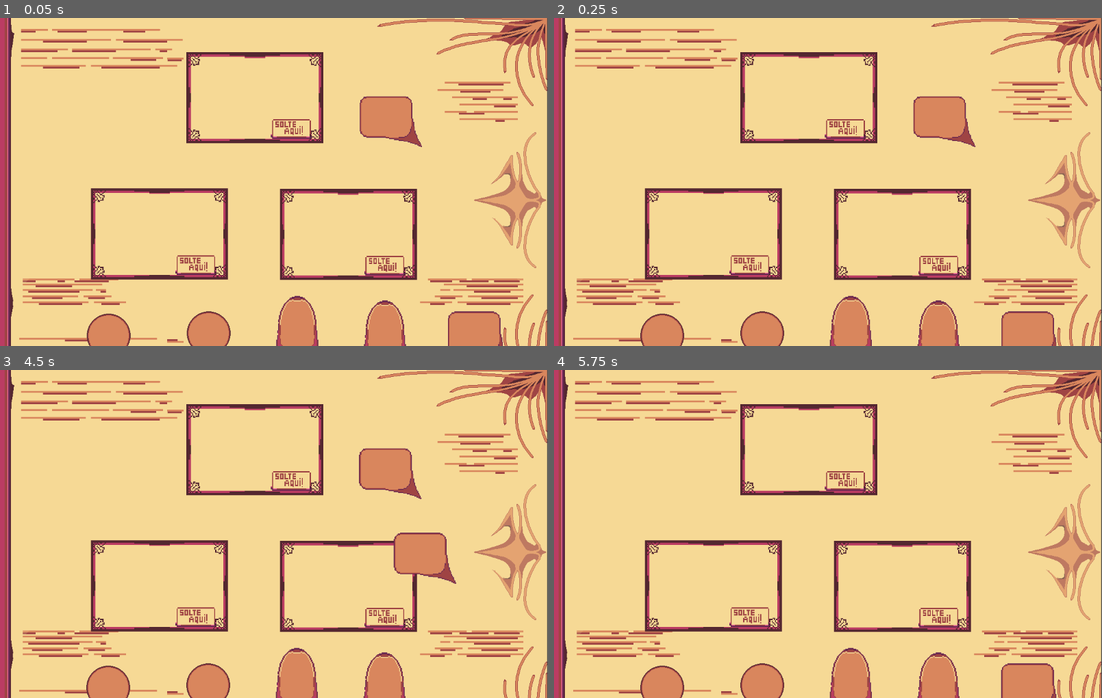
Above: before the commit, frames 1-4 (two rows, left to right).
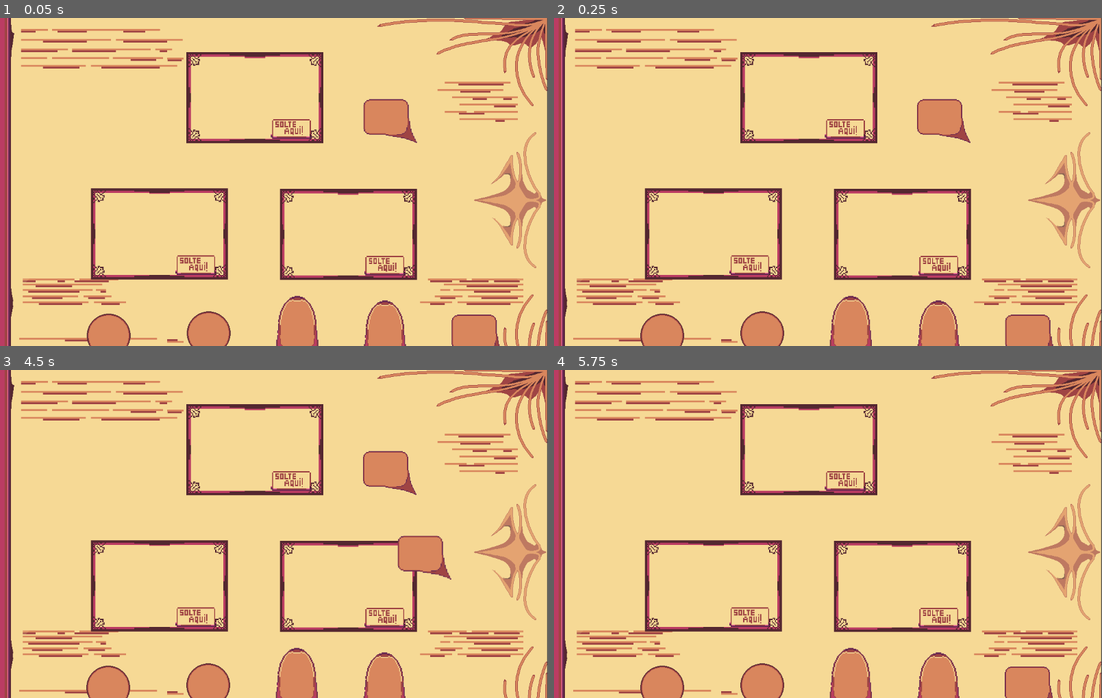
Above: after the commit, the same moments.

Repository: uotlaf/laughteller
Game: Godot game, scene res://Scenes/test.tscn
The game is run twice, just before and just after one commit, with the same random seed, the same clock (stepped at 60 frames per second) and the same inputs. This scene is started directly instead of the project's main scene.
Inputs (mouse positions are in pixels of both pictures, inside the frame that each line leads up to):
- Up to frame 1 (0.05 s): no input
- Up to frame 2 (0.25 s): no input
- Up to frame 3 (4.5 s): tap Enter at 0.5 s; move the mouse to (295, 678) at 0.52 s; click (295, 678) at 0.67 s; tap Space at 1.25 s; move the mouse to (208, 684) at 1.27 s; click (208, 684) at 1.42 s; move the mouse to (109, 688) at 2.02 s; click (109, 688) at 2.17 s; move the mouse to (383, 681) at 2.77 s; click (383, 681) at 2.92 s; move the mouse to (471, 684) at 3.52 s; click (471, 684) at 3.67 s; move the mouse to (383, 468) at 4.27 s; click (383, 468) at 4.42 s
- Up to frame 4 (5.75 s): move the mouse to (718, 550) at 5.02 s; click (718, 550) at 5.17 s

The runs differ from the first frame. In frame 1, 0.8% of the frame differs, in the area x 65-92%, y 23-100%; in frame 2, 0.8%; in frame 3, 1.1%, in the area x 65-84%, y 23-66%; in frame 4, 0.3%.

Commit message:
Alteraded Max

Diff:
--- a/Scenes/main_peace.tscn
+++ b/Scenes/main_peace.tscn
@@ -23,9 +23,6 @@
 
 [node name="Sprite2D" type="Sprite2D" parent="Initial"]
 
-[node name="BoxImage" type="Sprite2D" parent="."]
-scale = Vector2(2.38333, 2.425)
-
 [node name="Collision_" type="CollisionShape2D" parent="."]
 shape = SubResource("CapsuleShape2D_p0mt1")
 
--- a/Scripts/main_peace.gd
+++ b/Scripts/main_peace.gd
@@ -35,7 +35,7 @@
 			$Initial/Background.scale = Vector2(1,1)
 		"Dialog":
 			$Initial/Background.texture = preload("res://Assets/Pieces/dialog_piece.png")
-			$Initial/Background.scale = Vector2(1.75,1.75)
+			$Initial/Background.scale = Vector2(1.5,1.5)
 
 
 func _physics_process(_delta: float):
Not shown, added: Assets/Jokes/j1/Frames/first_frame/no_mickey_with_dialog_no_scenary.png.import
Not shown, added: Assets/Jokes/j1/Frames/first_frame/no_mickey_with_dialog_with_scenary.png.import
Not shown, added: Assets/Jokes/j1/Frames/second_frame/no_mickey_with_dialog_no_scenary.png.import
Not shown, added: Assets/Jokes/j1/Frames/second_frame/no_mickey_with_dialog_with_scenary.png.import
Not shown, added: Assets/Jokes/j1/Frames/third_frame/no_mickey_with_dialog_no_scenary.png.import
Not shown, added: Assets/Jokes/j1/Frames/third_frame/no_mickey_with_dialog_with_scenary.png.import
Not shown: 1 places in Scenes/main_scene.tscn that only renumber resources
